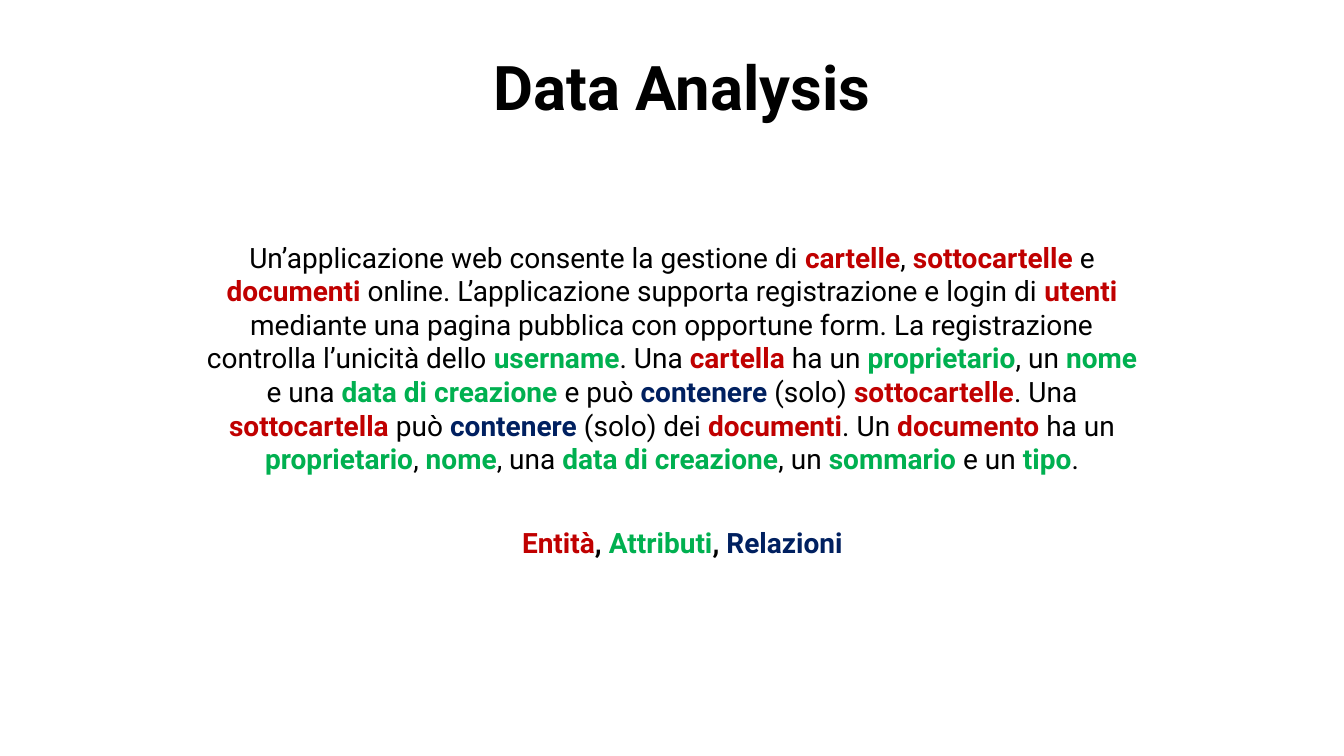
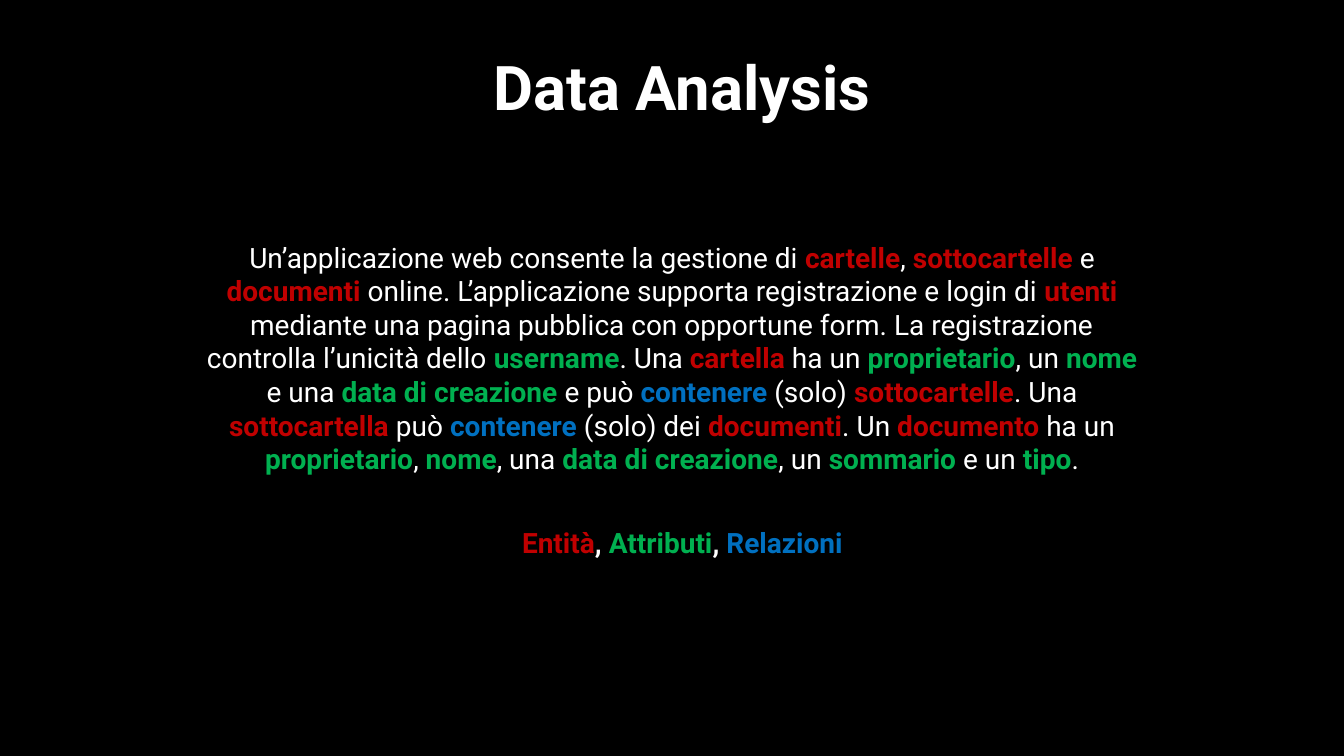
Before and after one commit to lorenzofranze/TIW2022-DocumentManager, a slide deck: slide 3 of deliveries/documentManager.pptx. Drawn at 1344x756 pixels with LibreOffice and Linux fonts; fonts in the diff are those of the drawing. Boxes give left, top, right and bottom in pixels: in the first picture for what was removed or moved away, otherwise in the second. Text is boxed around its words. In the diff, an @@ line names an element or a change of style, - is before the commit and + after.

```diff
--- a/deliveries/documentManager.pptx
+++ b/deliveries/documentManager.pptx
@@ background #FFFFFF to #000000 @@
@@ text "Data Analysis" at box(494, 63, 870, 123): text colour #000000 to #FFFFFF @@
@@ text "Un’applicazione web consente la gestione ..." at box(207, 247, 1137, 475): text colour #000000 to #FFFFFF in "Un’applicazione web consente la gestione di cartelle, ..."; text colour #002060 to #0070C0 in "contenere contenere" @@
@@ text "Entità, Attributi, Relazioni" at box(522, 532, 842, 558): text colour #000000 to #FFFFFF in "Entità, Attributi,"; text colour #002060 to #0070C0 in "Relazioni" @@
```
Also in this commit, not shown: 17 other slides changed, 6 slides added, 7 slides removed.
